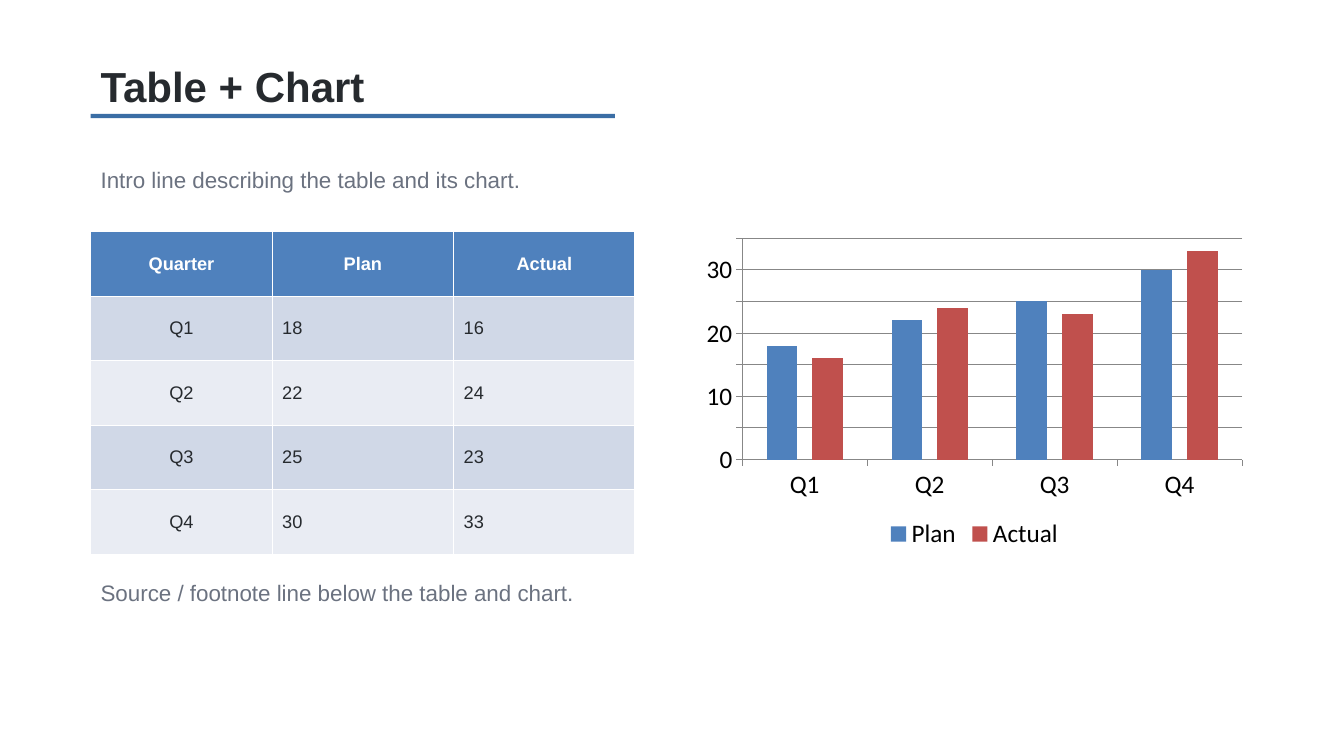
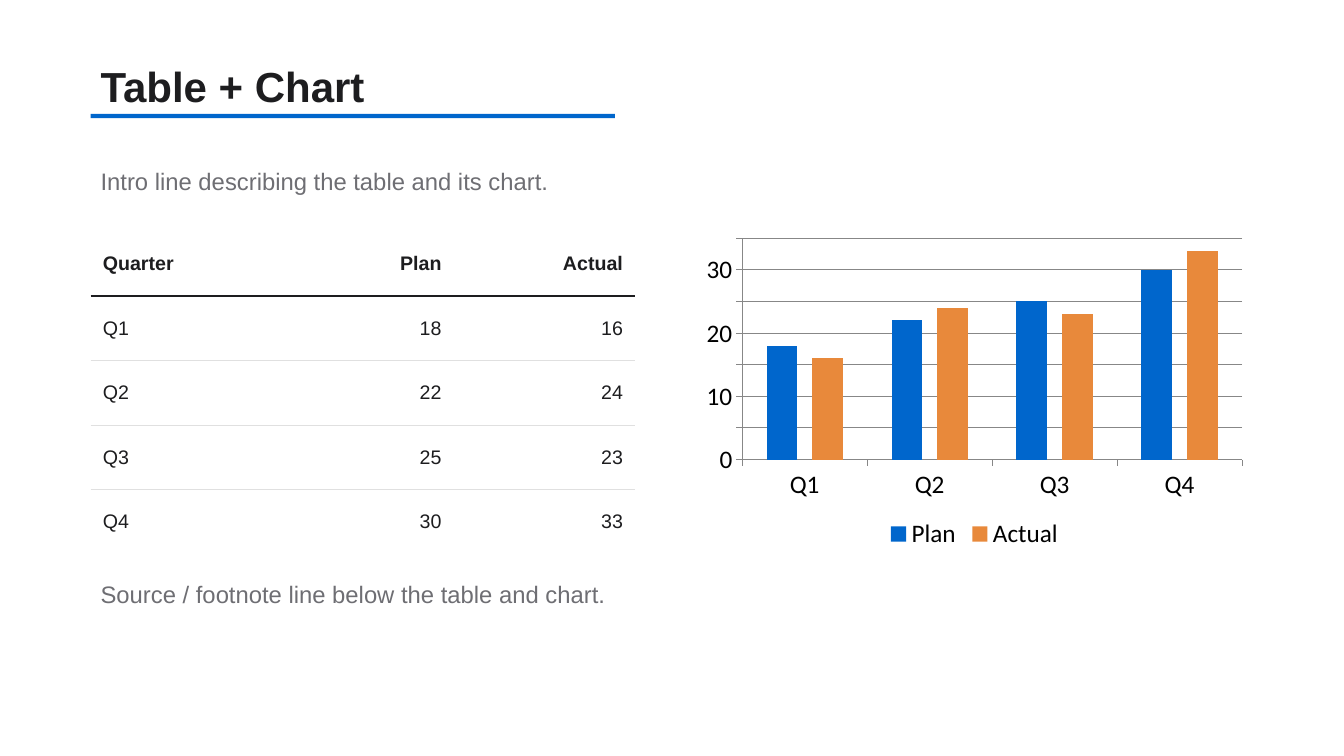
Before and after one commit to TakebumiSuzuki/CC-Dev-Container, a slide deck: slide 15 of template-source/basic_template.pptx. Drawn at 1344x756 pixels with LibreOffice and Linux fonts; fonts in the diff are those of the drawing. Boxes give left, top, right and bottom in pixels: in the first picture for what was removed or moved away, otherwise in the second. Text is boxed around its words. In the diff, an @@ line names an element or a change of style, - is before the commit and + after.

Commit message:
modify design of template pptx

```diff
--- a/template-source/basic_template.pptx
+++ b/template-source/basic_template.pptx
@@ text "Table + Chart" at (101, 71, 365, 103): text colour #262A2E to #1D1D1F @@
@@ rectangle at (91, 114, 615, 118): fill #3B6EA5 to #0066CC @@
@@ text "Intro line describing the table ..." at (101, 173, 548, 195): size 16 to 17 pt, text colour #6B7280 to #6E6E73 @@
@@ table at (91, 232, 635, 555) @@
@@ fill #4F81BD to #FFFFFF in row 1 @@
@@ fill #D0D8E8 to #FFFFFF in 6 cells @@
@@ fill #E9EDF4 to #FFFFFF in 6 cells @@
@@ size 13 to 14 pt @@
@@ text colour #FFFFFF to #1D1D1F in "Quarter", "Plan", "Actual" @@
@@ text colour #262A2E to #1D1D1F in "Q1", "18", "16", "Q2" and 8 more places @@
@@ alignment centre to left @@
@@ alignment centre to right @@
@@ alignment left to right @@
@@ borders changed @@
@@ column chart at (696, 232, 1253, 555) @@
@@ colour of Plan #4F81BD to #0066CC @@
@@ colour of Actual #C0504D to #E8893B @@
@@ text "Source / footnote line below ..." at (101, 586, 605, 603): size 16 to 17 pt, text colour #6B7280 to #6E6E73 @@
```
Also in this commit, not shown: 19 other slides changed, 1 other file.
